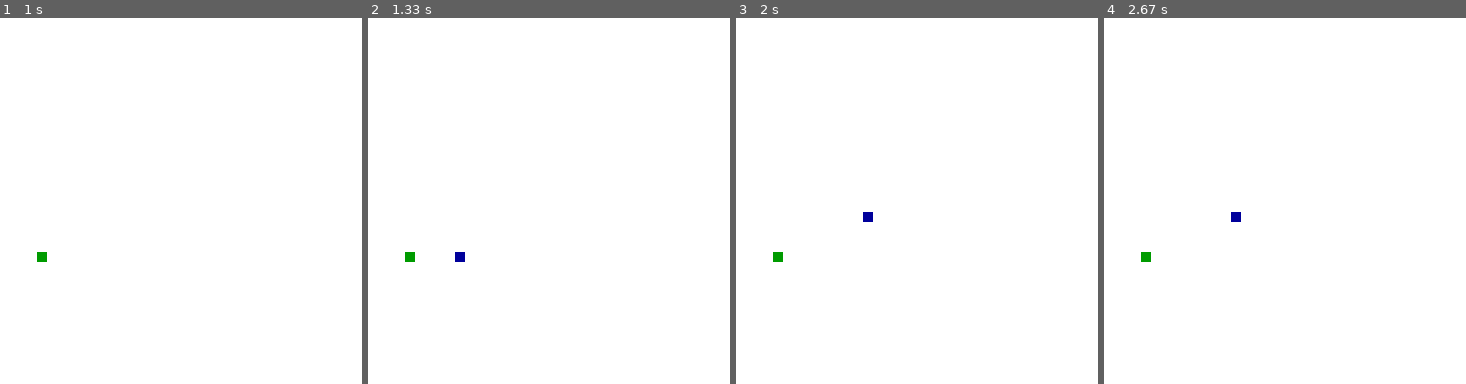
Above: before the commit, frames 1-4 (left to right).
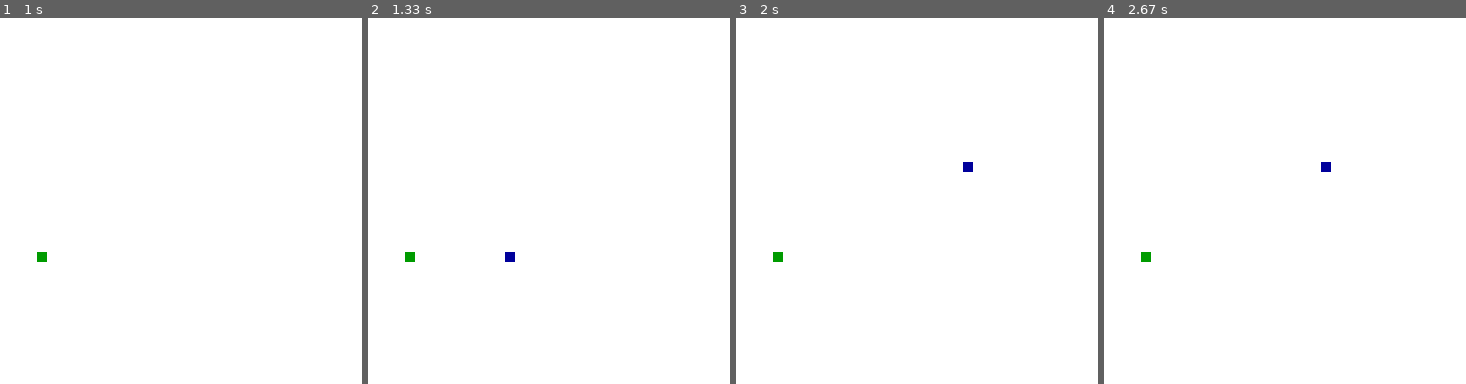
Above: after the commit, the same moments.

Repository: Andrew-Pynch/neuralink-bot
Game: pygame game, started from surgery_game.py
Two runs of this game, one before a commit and one after it. Both use one fixed random seed, a clock stepped at 60 frames per second and the inputs below.
Inputs:
- Up to frame 1 (1 s): tap Backspace at 0.33, 0.67 s
- Up to frame 2 (1.33 s): hold Right from 1 s (still down)
- Up to frame 3 (2 s): release Right at 1.47 s; hold Up 1.5-1.8 s; hold Right from 1.83 s (still down)
- Up to frame 4 (2.67 s): release Right at 2.3 s; hold Left from 2.33 s (still down)
The pictures show only the part of the screen within x 49-98%, y 23-73%; the shares and areas given below are measured in that part.

Frame 1 is identical in both runs. In frame 2, 0.2% of the frame differs, in the area x 24-41%, y 63-67%; in frame 3, 0.2%; in frame 4, 0.2%.

Commit message:
add tree fractal

Diff:
--- a/surgery_game.py
+++ b/surgery_game.py
@@ -26,7 +26,7 @@
 ####################
 """GAME VARIABLES"""
 ####################
-FPS = 15
+FPS = 30
 clock = pygame.time.Clock()
 
 # Font
@@ -63,8 +63,6 @@
     render_vessels(vessel_list)
 
 
-
-
 def recurse(x, y, prev_direction):
     """Recursively generate a list of coordinates"""
     # base case: fractal goes off screen
@@ -79,17 +77,16 @@
     #if the current point is on the screen, creat a new point diagonal to the current point
     if x < display_width and x >= 0 and y < display_height and y >= 0:
         recurse(x+1, y-1, -1)
+    else:
+        return vessel_list
 
     # later, I will implement the random function to go in random directions of random lengths
-
 
 
 def render_vessels(vessel_list):
     """RENDER ALL THE VESSELS"""
     for point in vessel_list:
         pygame.draw.rect(game_display, black, [point[0], point[1], vessel_size, vessel_size])
-
-
 
 
 def render_lace(x, y, lace_list):
@@ -114,8 +111,6 @@
         if lace_list.count(point) > 1: lace_list.remove(point)
 
 
-
-
 def score(lace_list, vessel_list):
     """Score = Σ(Euclidean Distance(for point in points_list))"""
     #SUGGESTION: Maximise distance from the blood vessels throughout all 2D frames of blood vessels @ Jacob
@@ -137,10 +132,6 @@
     message_to_screen(message, black, -display_width/2.5, +display_height/2.5)
 
 
-
-
-
-
 def compute_euclidean(p1, p2):
     """Euclidean distance between two points."""
     x1, y1 = p1[0], p1[1]
@@ -149,19 +140,14 @@
     return hypot(x2 - x1, y2 - y1)
 
 
-
 def lose_condition(lace_list):
     if len(lace_list) >= 10:    #if more than 9 laces,
         return True             #player loses
 
 
-
-
 def text_objects(text, color):
     text_surface = font.render(text, True, color)
     return text_surface, text_surface.get_rect()
-
-
 
 
 def message_to_screen(msg, color, x_displace=0, y_displace=0, size='small'):
@@ -172,8 +158,6 @@
     # get center of the textbox surface
     text_rect.center = (display_width / 2 + x_displace, display_height / 2 + y_displace)
     game_display.blit(text_surface, text_rect)
-
-
 
 
 def game_loop():
--- /dev/null
+++ b/tree.py
@@ -0,0 +1,23 @@
+import pygame, math
+
+pygame.init()
+window = pygame.display.set_mode((600, 600))
+pygame.display.set_caption("Fractal Tree")
+screen = pygame.display.get_surface()
+
+def drawTree(x1, y1, angle, depth):
+    if depth:
+        x2 = x1 + int(math.cos(math.radians(angle)) * depth * 10.0)
+        y2 = y1 + int(math.sin(math.radians(angle)) * depth * 10.0)
+        pygame.draw.line(screen, (255,255,255), (x1, y1), (x2, y2), 2)
+        drawTree(x2, y2, angle - 20, depth - 1)
+        drawTree(x2, y2, angle + 20, depth - 1)
+
+def input(event):
+    if event.type == pygame.QUIT:
+        exit(0)
+
+drawTree(300, 550, -90, 9)
+pygame.display.flip()
+while True:
+    input(pygame.event.wait())
